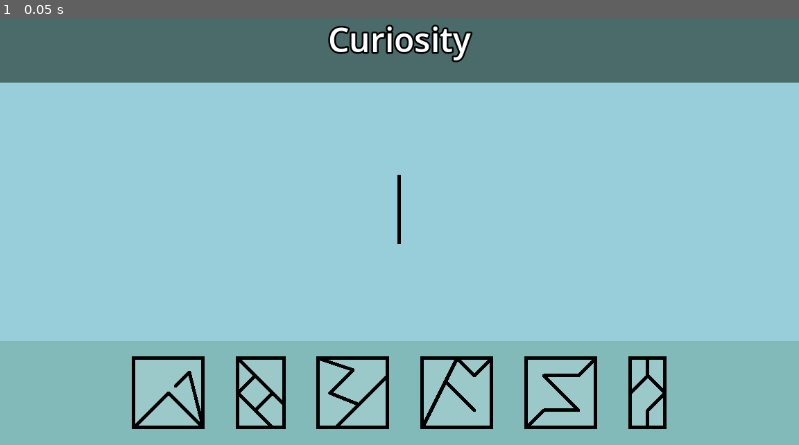
Above: before the commit, frame 1.
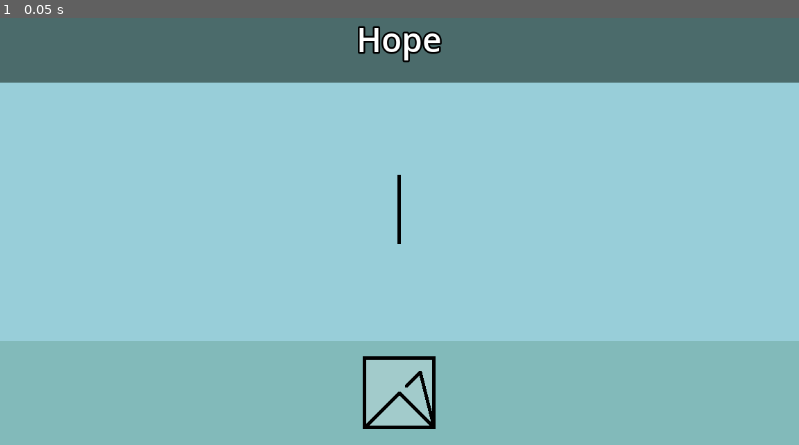
Above: after the commit, the same moment.

Repository: CattacoCattaco/Wizard-Amnesiac
Game: Godot game, scene res://main/main.tscn
Two runs of this game, one before a commit and one after it. Both use one fixed random seed, a clock stepped at 60 frames per second and the inputs below.
Inputs:
- Up to frame 1 (0.05 s): no input

The runs differ from the first frame. In frame 1, 9.0% of the frame differs, in the area x 16-84%, y 1-97%.

Commit message:
Add Levels
There are now levels and each level makes you attempt to build a different symbol

Diff:
--- /dev/null
+++ b/main/levels/data/curiosity.tres
@@ -0,0 +1,17 @@
+[gd_resource type="Resource" script_class="LevelData" load_steps=9 format=3 uid="uid://dumiaahn5n7re"]
+
+[ext_resource type="Script" uid="uid://vuytrsscfx6d" path="res://main/symbol/symbol_data.gd" id="1_isdno"]
+[ext_resource type="Resource" uid="uid://cuptikph1tnku" path="res://main/symbol/data/hope.tres" id="2_ku80n"]
+[ext_resource type="Resource" uid="uid://la8cvmhi0ev4" path="res://main/symbol/data/stability.tres" id="3_b2ace"]
+[ext_resource type="Resource" uid="uid://d1ey1p1k4b4bu" path="res://main/symbol/data/love.tres" id="4_xf68i"]
+[ext_resource type="Resource" uid="uid://ybygjait4n1p" path="res://main/symbol/data/loss.tres" id="5_6hsxm"]
+[ext_resource type="Resource" uid="uid://d3fncp45pke3a" path="res://main/symbol/data/entropy.tres" id="6_50oro"]
+[ext_resource type="Script" uid="uid://dd5sspu7y17ns" path="res://main/levels/level_data.gd" id="7_847mu"]
+[ext_resource type="Resource" uid="uid://cckjn80cl1h77" path="res://main/symbol/data/curiosity.tres" id="7_ku80n"]
+
+[resource]
+script = ExtResource("7_847mu")
+goal_name = "Curiosity"
+goal = Array[ExtResource("1_isdno")]([ExtResource("7_ku80n")])
+given_symbols = Array[ExtResource("1_isdno")]([ExtResource("2_ku80n"), ExtResource("3_b2ace"), ExtResource("4_xf68i"), ExtResource("5_6hsxm"), ExtResource("6_50oro"), ExtResource("7_ku80n")])
+metadata/_custom_type_script = "uid://dd5sspu7y17ns"
--- /dev/null
+++ b/main/levels/data/entropy.tres
@@ -0,0 +1,16 @@
+[gd_resource type="Resource" script_class="LevelData" load_steps=8 format=3 uid="uid://ckedu5iw4f7v1"]
+
+[ext_resource type="Script" uid="uid://vuytrsscfx6d" path="res://main/symbol/symbol_data.gd" id="1_4587d"]
+[ext_resource type="Resource" uid="uid://cuptikph1tnku" path="res://main/symbol/data/hope.tres" id="2_aog0b"]
+[ext_resource type="Resource" uid="uid://la8cvmhi0ev4" path="res://main/symbol/data/stability.tres" id="3_1l6hq"]
+[ext_resource type="Resource" uid="uid://d1ey1p1k4b4bu" path="res://main/symbol/data/love.tres" id="4_gh2in"]
+[ext_resource type="Resource" uid="uid://ybygjait4n1p" path="res://main/symbol/data/loss.tres" id="5_36i7b"]
+[ext_resource type="Resource" uid="uid://d3fncp45pke3a" path="res://main/symbol/data/entropy.tres" id="6_aog0b"]
+[ext_resource type="Script" uid="uid://dd5sspu7y17ns" path="res://main/levels/level_data.gd" id="6_h28s0"]
+
+[resource]
+script = ExtResource("6_h28s0")
+goal_name = "Entropy"
+goal = Array[ExtResource("1_4587d")]([ExtResource("6_aog0b")])
+given_symbols = Array[ExtResource("1_4587d")]([ExtResource("2_aog0b"), ExtResource("3_1l6hq"), ExtResource("4_gh2in"), ExtResource("5_36i7b"), ExtResource("6_aog0b")])
+metadata/_custom_type_script = "uid://dd5sspu7y17ns"
--- /dev/null
+++ b/main/levels/data/hope.tres
@@ -0,0 +1,12 @@
+[gd_resource type="Resource" script_class="LevelData" load_steps=4 format=3 uid="uid://gks40bnw3adi"]
+
+[ext_resource type="Script" uid="uid://vuytrsscfx6d" path="res://main/symbol/symbol_data.gd" id="1_gpax3"]
+[ext_resource type="Script" uid="uid://dd5sspu7y17ns" path="res://main/levels/level_data.gd" id="1_l5u3j"]
+[ext_resource type="Resource" uid="uid://cuptikph1tnku" path="res://main/symbol/data/hope.tres" id="3_2gbbc"]
+
+[resource]
+script = ExtResource("1_l5u3j")
+goal_name = "Hope"
+goal = Array[ExtResource("1_gpax3")]([ExtResource("3_2gbbc")])
+given_symbols = Array[ExtResource("1_gpax3")]([ExtResource("3_2gbbc")])
+metadata/_custom_type_script = "uid://dd5sspu7y17ns"
--- /dev/null
+++ b/main/levels/data/loss.tres
@@ -0,0 +1,15 @@
+[gd_resource type="Resource" script_class="LevelData" load_steps=7 format=3 uid="uid://yulasxeq6f80"]
+
+[ext_resource type="Script" uid="uid://vuytrsscfx6d" path="res://main/symbol/symbol_data.gd" id="1_u0pi8"]
+[ext_resource type="Resource" uid="uid://cuptikph1tnku" path="res://main/symbol/data/hope.tres" id="2_i6nr2"]
+[ext_resource type="Resource" uid="uid://la8cvmhi0ev4" path="res://main/symbol/data/stability.tres" id="3_jlrp7"]
+[ext_resource type="Resource" uid="uid://d1ey1p1k4b4bu" path="res://main/symbol/data/love.tres" id="4_u68t4"]
+[ext_resource type="Script" uid="uid://dd5sspu7y17ns" path="res://main/levels/level_data.gd" id="5_hfri1"]
+[ext_resource type="Resource" uid="uid://ybygjait4n1p" path="res://main/symbol/data/loss.tres" id="5_i6nr2"]
+
+[resource]
+script = ExtResource("5_hfri1")
+goal_name = "Loss"
+goal = Array[ExtResource("1_u0pi8")]([ExtResource("5_i6nr2")])
+given_symbols = Array[ExtResource("1_u0pi8")]([ExtResource("2_i6nr2"), ExtResource("3_jlrp7"), ExtResource("4_u68t4"), ExtResource("5_i6nr2")])
+metadata/_custom_type_script = "uid://dd5sspu7y17ns"
--- /dev/null
+++ b/main/levels/data/love.tres
@@ -0,0 +1,14 @@
+[gd_resource type="Resource" script_class="LevelData" load_steps=6 format=3 uid="uid://c2sclnb4p3hua"]
+
+[ext_resource type="Script" uid="uid://vuytrsscfx6d" path="res://main/symbol/symbol_data.gd" id="1_rqkxu"]
+[ext_resource type="Resource" uid="uid://cuptikph1tnku" path="res://main/symbol/data/hope.tres" id="2_m3fke"]
+[ext_resource type="Resource" uid="uid://la8cvmhi0ev4" path="res://main/symbol/data/stability.tres" id="3_um37c"]
+[ext_resource type="Resource" uid="uid://d1ey1p1k4b4bu" path="res://main/symbol/data/love.tres" id="4_m3fke"]
+[ext_resource type="Script" uid="uid://dd5sspu7y17ns" path="res://main/levels/level_data.gd" id="4_x2twe"]
+
+[resource]
+script = ExtResource("4_x2twe")
+goal_name = "Love"
+goal = Array[ExtResource("1_rqkxu")]([ExtResource("4_m3fke")])
+given_symbols = Array[ExtResource("1_rqkxu")]([ExtResource("2_m3fke"), ExtResource("3_um37c"), ExtResource("4_m3fke")])
+metadata/_custom_type_script = "uid://dd5sspu7y17ns"
--- /dev/null
+++ b/main/levels/data/stability.tres
@@ -0,0 +1,13 @@
+[gd_resource type="Resource" script_class="LevelData" load_steps=5 format=3 uid="uid://c7cji38qverkp"]
+
+[ext_resource type="Script" uid="uid://vuytrsscfx6d" path="res://main/symbol/symbol_data.gd" id="1_d55ro"]
+[ext_resource type="Resource" uid="uid://cuptikph1tnku" path="res://main/symbol/data/hope.tres" id="2_y50yh"]
+[ext_resource type="Script" uid="uid://dd5sspu7y17ns" path="res://main/levels/level_data.gd" id="3_kyl0d"]
+[ext_resource type="Resource" uid="uid://la8cvmhi0ev4" path="res://main/symbol/data/stability.tres" id="3_y50yh"]
+
+[resource]
+script = ExtResource("3_kyl0d")
+goal_name = "Stability"
+goal = Array[ExtResource("1_d55ro")]([ExtResource("3_y50yh")])
+given_symbols = Array[ExtResource("1_d55ro")]([ExtResource("2_y50yh"), ExtResource("3_y50yh")])
+metadata/_custom_type_script = "uid://dd5sspu7y17ns"
--- /dev/null
+++ b/main/levels/level_data.gd
@@ -0,0 +1,13 @@
+class_name LevelData
+extends Resource
+
+@export var goal_name: String = ""
+@export var goal: Array[SymbolData]
+@export var given_symbols: Array[SymbolData]
+
+
+func _init(p_goal_name: String = "", p_goal: Array[SymbolData] = [],
+		p_given_symbols: Array[SymbolData] = []) -> void:
+	goal_name = p_goal_name
+	goal = p_goal
+	given_symbols = p_given_symbols
--- /dev/null
+++ b/main/levels/level_manager.gd
@@ -0,0 +1,66 @@
+class_name LevelManager
+extends Node
+
+@export var levels: Array[LevelData]
+@export var current_level_index: int = 0
+
+@export var goal_label: Label
+@export var guess_symbol: GuessSymbol
+@export var symbol_button_container: HBoxContainer
+
+var symbol_buttons: Array[SymbolDisplay] = []
+
+
+func _ready() -> void:
+	load_level(current_level_index)
+	guess_symbol.symbol_added.connect(_check_guess)
+
+
+func load_level(index: int) -> void:
+	current_level_index = index
+
+	var current_level: LevelData = levels[index]
+
+	goal_label.text = current_level.goal_name
+	guess_symbol.clear_symbols()
+
+	for symbol_button in symbol_buttons:
+		symbol_button.queue_free()
+
+	symbol_buttons = []
+
+	for data in current_level.given_symbols:
+		var symbol_button := SymbolDisplay.new()
+
+		symbol_button.symbol = data
+
+		symbol_button.is_button = true
+
+		symbol_button.bg_color = Color(1, 1, 1, 0.25)
+		symbol_button.hover_color = Color(0.5, 0.5, 0.5, 0.25)
+		symbol_button.pressed_color = Color(0, 0, 0, 0.25)
+
+		symbol_button.pressed.connect(guess_symbol.add_symbol.bind(data))
+
+		symbol_button_container.add_child(symbol_button)
+		symbol_buttons.append(symbol_button)
+
+
+func _check_guess(guess: Array[SymbolData]) -> void:
+	var current_level: LevelData = levels[current_level_index]
+
+	if len(guess) != len(current_level.goal):
+		return
+
+	for i in len(guess):
+		if not guess[i].matches(current_level.goal[i]):
+			return
+
+	win()
+
+
+func win() -> void:
+	print("You win!")
+
+	if current_level_index < len(levels) - 1:
+		load_level(current_level_index + 1)
--- a/main/main.tscn
+++ b/main/main.tscn
@@ -1,8 +1,15 @@
-[gd_scene load_steps=12 format=3 uid="uid://cdly6i4lxnov2"]
+[gd_scene load_steps=13 format=3 uid="uid://cdly6i4lxnov2"]
 
-[ext_resource type="Script" uid="uid://55r0wtsd6gs6" path="res://main/symbol/symbol_display.gd" id="1_53q0u"]
 [ext_resource type="Script" uid="uid://fjxv86xw4ffq" path="res://main/symbol/GuessSymbol/guess_symbol.gd" id="1_xwkvk"]
 [ext_resource type="Script" uid="uid://vuytrsscfx6d" path="res://main/symbol/symbol_data.gd" id="2_pjrb6"]
+[ext_resource type="Script" uid="uid://w6sny2n4sql" path="res://main/levels/level_manager.gd" id="4_c651c"]
+[ext_resource type="Script" uid="uid://dd5sspu7y17ns" path="res://main/levels/level_data.gd" id="5_bsumw"]
+[ext_resource type="Resource" uid="uid://gks40bnw3adi" path="res://main/levels/data/hope.tres" id="6_fwcvl"]
+[ext_resource type="Resource" uid="uid://c7cji38qverkp" path="res://main/levels/data/stability.tres" id="7_na0o7"]
+[ext_resource type="Resource" uid="uid://c2sclnb4p3hua" path="res://main/levels/data/love.tres" id="8_73k8k"]
+[ext_resource type="Resource" uid="uid://yulasxeq6f80" path="res://main/levels/data/loss.tres" id="9_5xyti"]
+[ext_resource type="Resource" uid="uid://ckedu5iw4f7v1" path="res://main/levels/data/entropy.tres" id="10_n3o0a"]
+[ext_resource type="Resource" uid="uid://dumiaahn5n7re" path="res://main/levels/data/curiosity.tres" id="11_s758e"]
 
 [sub_resource type="LabelSettings" id="LabelSettings_pjrb6"]
 font_size = 48
@@ -12,35 +19,6 @@
 [sub_resource type="Resource" id="Resource_pjrb6"]
 script = ExtResource("2_pjrb6")
 symbol = 6
-metadata/_custom_type_script = "uid://vuytrsscfx6d"
-
-[sub_resource type="Resource" id="Resource_3wy1v"]
-script = ExtResource("2_pjrb6")
-metadata/_custom_type_script = "uid://vuytrsscfx6d"
-
-[sub_resource type="Resource" id="Resource_kfbq2"]
-script = ExtResource("2_pjrb6")
-symbol = 1
-metadata/_custom_type_script = "uid://vuytrsscfx6d"
-
-[sub_resource type="Resource" id="Resource_4dugh"]
-script = ExtResource("2_pjrb6")
-symbol = 2
-metadata/_custom_type_script = "uid://vuytrsscfx6d"
-
-[sub_resource type="Resource" id="Resource_67ri8"]
-script = ExtResource("2_pjrb6")
-symbol = 3
-metadata/_custom_type_script = "uid://vuytrsscfx6d"
-
-[sub_resource type="Resource" id="Resource_grrlh"]
-script = ExtResource("2_pjrb6")
-symbol = 4
-metadata/_custom_type_script = "uid://vuytrsscfx6d"
-
-[sub_resource type="Resource" id="Resource_0i4oc"]
-script = ExtResource("2_pjrb6")
-symbol = 5
 metadata/_custom_type_script = "uid://vuytrsscfx6d"
 
 [node name="Main" type="Control"]
@@ -100,7 +78,7 @@
 size_flags_horizontal = 0
 size_flags_vertical = 0
 script = ExtResource("1_xwkvk")
-symbol_buttons = [NodePath("../ColorRect/HBoxContainer/HopeButton"), NodePath("../ColorRect/HBoxContainer/StabilityButton"), NodePath("../ColorRect/HBoxContainer/LoveButton"), NodePath("../ColorRect/HBoxContainer/LossButton"), NodePath("../ColorRect/HBoxContainer/EntropyButton"), NodePath("../ColorRect/HBoxContainer/CuriosityButton")]
+symbol_buttons = [NodePath(""), NodePath(""), NodePath(""), NodePath(""), NodePath(""), NodePath("")]
 symbol = SubResource("Resource_pjrb6")
 bg_color = Color(1, 1, 1, 0.08235294)
 metadata/_custom_type_script = "uid://55r0wtsd6gs6"
@@ -117,77 +95,21 @@
 grow_vertical = 0
 color = Color(0.511, 0.73, 0.73, 1)
 
-[node name="HBoxContainer" type="HBoxContainer" parent="ColorRect3/ColorRect"]
+[node name="SymbolButtonContainer" type="HBoxContainer" parent="ColorRect3/ColorRect"]
 layout_mode = 1
 anchors_preset = 8
 anchor_left = 0.5
 anchor_top = 0.5
 anchor_right = 0.5
 anchor_bottom = 0.5
-offset_left = -383.0
-offset_top = -50.0
-offset_right = 383.0
-offset_bottom = 50.0
 grow_horizontal = 2
 grow_vertical = 2
 theme_override_constants/separation = 50
+alignment = 1
 
-[node name="HopeButton" type="Control" parent="ColorRect3/ColorRect/HBoxContainer"]
-layout_mode = 2
-script = ExtResource("1_53q0u")
-symbol = SubResource("Resource_3wy1v")
-bg_color = Color(1, 1, 1, 0.19607843)
-is_button = true
-hover_color = Color(0.5882353, 0.5882353, 0.5882353, 0.19607843)
-pressed_color = Color(0, 0, 0, 0.19607843)
-metadata/_custom_type_script = "uid://55r0wtsd6gs6"
-
-[node name="StabilityButton" type="Control" parent="ColorRect3/ColorRect/HBoxContainer"]
-layout_mode = 2
-script = ExtResource("1_53q0u")
-symbol = SubResource("Resource_kfbq2")
-bg_color = Color(1, 1, 1, 0.19607843)
-is_button = true
-hover_color = Color(0.5882353, 0.5882353, 0.5882353, 0.19607843)
-pressed_color = Color(0, 0, 0, 0.19607843)
-metadata/_custom_type_script = "uid://55r0wtsd6gs6"
-
-[node name="LoveButton" type="Control" parent="ColorRect3/ColorRect/HBoxContainer"]
-layout_mode = 2
-script = ExtResource("1_53q0u")
-symbol = SubResource("Resource_4dugh")
-bg_color = Color(1, 1, 1, 0.19607843)
-is_button = true
-hover_color = Color(0.5882353, 0.5882353, 0.5882353, 0.19607843)
-pressed_color = Color(0, 0, 0, 0.19607843)
-metadata/_custom_type_script = "uid://55r0wtsd6gs6"
-
-[node name="LossButton" type="Control" parent="ColorRect3/ColorRect/HBoxContainer"]
-layout_mode = 2
-script = ExtResource("1_53q0u")
-symbol = SubResource("Resource_67ri8")
-bg_color = Color(1, 1, 1, 0.19607843)
-is_button = true
-hover_color = Color(0.5882353, 0.5882353, 0.5882353, 0.19607843)
-pressed_color = Color(0, 0, 0, 0.19607843)
-metadata/_custom_type_script = "uid://55r0wtsd6gs6"
-
-[node name="EntropyButton" type="Control" parent="ColorRect3/ColorRect/HBoxContainer"]
-layout_mode = 2
-script = ExtResource("1_53q0u")
-symbol = SubResource("Resource_grrlh")
-bg_color = Color(1, 1, 1, 0.19607843)
-is_button = true
-hover_color = Color(0.5882353, 0.5882353, 0.5882353, 0.19607843)
-pressed_color = Color(0, 0, 0, 0.19607843)
-metadata/_custom_type_script = "uid://55r0wtsd6gs6"
-
-[node name="CuriosityButton" type="Control" parent="ColorRect3/ColorRect/HBoxContainer"]
-layout_mode = 2
-script = ExtResource("1_53q0u")
-symbol = SubResource("Resource_0i4oc")
-bg_color = Color(1, 1, 1, 0.19607843)
-is_button = true
-hover_color = Color(0.5882353, 0.5882353, 0.5882353, 0.19607843)
-pressed_color = Color(0, 0, 0, 0.19607843)
-metadata/_custom_type_script = "uid://55r0wtsd6gs6"
+[node name="LevelManager" type="Node" parent="." node_paths=PackedStringArray("goal_label", "guess_symbol", "symbol_button_container")]
+script = ExtResource("4_c651c")
+levels = Array[ExtResource("5_bsumw")]([ExtResource("6_fwcvl"), ExtResource("7_na0o7"), ExtResource("8_73k8k"), ExtResource("9_5xyti"), ExtResource("10_n3o0a"), ExtResource("11_s758e")])
+goal_label = NodePath("../ColorRect3/ColorRect2/Label")
+guess_symbol = NodePath("../ColorRect3/GuessSymbol")
+symbol_button_container = NodePath("../ColorRect3/ColorRect/SymbolButtonContainer")
--- a/main/symbol/GuessSymbol/guess_symbol.gd
+++ b/main/symbol/GuessSymbol/guess_symbol.gd
@@ -2,14 +2,9 @@
 class_name GuessSymbol
 extends SymbolDisplay
 
+signal symbol_added(symbols: Array[SymbolData])
+
 @export var symbol_buttons: Array[SymbolDisplay]
-
-
-func _ready() -> void:
-	for symbol_button: SymbolDisplay in symbol_buttons:
-		symbol_button.pressed.connect(add_symbol.bind(symbol_button.symbol))
-
-	super()
 
 
 func _input(event: InputEvent) -> void:
@@ -30,6 +25,8 @@
 	symbol.child_symbols.append(new_symbol)
 	update = true
 
+	symbol_added.emit(symbol.child_symbols)
+
 
 func remove_symbol() -> void:
 	symbol.child_symbols.pop_back()
--- /dev/null
+++ b/main/symbol/data/curiosity.tres
@@ -0,0 +1,8 @@
+[gd_resource type="Resource" script_class="SymbolData" load_steps=2 format=3 uid="uid://cckjn80cl1h77"]
+
+[ext_resource type="Script" uid="uid://vuytrsscfx6d" path="res://main/symbol/symbol_data.gd" id="1_ayrmx"]
+
+[resource]
+script = ExtResource("1_ayrmx")
+symbol = 5
+metadata/_custom_type_script = "uid://vuytrsscfx6d"
--- /dev/null
+++ b/main/symbol/data/entropy.tres
@@ -0,0 +1,8 @@
+[gd_resource type="Resource" script_class="SymbolData" load_steps=2 format=3 uid="uid://d3fncp45pke3a"]
+
+[ext_resource type="Script" uid="uid://vuytrsscfx6d" path="res://main/symbol/symbol_data.gd" id="1_vwygk"]
+
+[resource]
+script = ExtResource("1_vwygk")
+symbol = 4
+metadata/_custom_type_script = "uid://vuytrsscfx6d"
--- /dev/null
+++ b/main/symbol/data/hope.tres
@@ -0,0 +1,7 @@
+[gd_resource type="Resource" script_class="SymbolData" load_steps=2 format=3 uid="uid://cuptikph1tnku"]
+
+[ext_resource type="Script" uid="uid://vuytrsscfx6d" path="res://main/symbol/symbol_data.gd" id="1_2raj1"]
+
+[resource]
+script = ExtResource("1_2raj1")
+metadata/_custom_type_script = "uid://vuytrsscfx6d"
--- /dev/null
+++ b/main/symbol/data/loss.tres
@@ -0,0 +1,8 @@
+[gd_resource type="Resource" script_class="SymbolData" load_steps=2 format=3 uid="uid://ybygjait4n1p"]
+
+[ext_resource type="Script" uid="uid://vuytrsscfx6d" path="res://main/symbol/symbol_data.gd" id="1_jqlo5"]
+
+[resource]
+script = ExtResource("1_jqlo5")
+symbol = 3
+metadata/_custom_type_script = "uid://vuytrsscfx6d"
--- /dev/null
+++ b/main/symbol/data/love.tres
@@ -0,0 +1,8 @@
+[gd_resource type="Resource" script_class="SymbolData" load_steps=2 format=3 uid="uid://d1ey1p1k4b4bu"]
+
+[ext_resource type="Script" uid="uid://vuytrsscfx6d" path="res://main/symbol/symbol_data.gd" id="1_oq4ea"]
+
+[resource]
+script = ExtResource("1_oq4ea")
+symbol = 2
+metadata/_custom_type_script = "uid://vuytrsscfx6d"
--- /dev/null
+++ b/main/symbol/data/stability.tres
@@ -0,0 +1,8 @@
+[gd_resource type="Resource" script_class="SymbolData" load_steps=2 format=3 uid="uid://la8cvmhi0ev4"]
+
+[ext_resource type="Script" uid="uid://vuytrsscfx6d" path="res://main/symbol/symbol_data.gd" id="1_1bp6s"]
+
+[resource]
+script = ExtResource("1_1bp6s")
+symbol = 1
+metadata/_custom_type_script = "uid://vuytrsscfx6d"
--- a/main/symbol/symbol_data.gd
+++ b/main/symbol/symbol_data.gd
@@ -37,8 +37,23 @@
 
 			return width
 		SymbolType.STABILITY:
-			return 2/3.0 if is_square() else 1.0
+			return 2 / 3.0 if is_square() else 1.0
 		SymbolType.CURIOSITY:
-			return 1/2.0 if is_square() else 1.0
+			return 1 / 2.0 if is_square() else 1.0
 		_:
 			return 1.0
+
+
+func matches(other: SymbolData) -> bool:
+	if other.symbol != symbol:
+		return false
+
+	if symbol == SymbolType.MULTISYMBOL:
+		if len(child_symbols) != len(other.child_symbols):
+			return false
+
+		for i in len(child_symbols):
+			if not other.child_symbols[i].matches(child_symbols[i]):
+				return false
+
+	return true
Not shown, added: main/levels/level_data.gd.uid
Not shown, added: main/levels/level_manager.gd.uid
